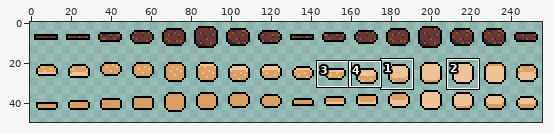
Sprite sheet: assets/ingredients.png. The first picture is a wide view before the edit; the outline marks the close-up.
Close-up. Old version:
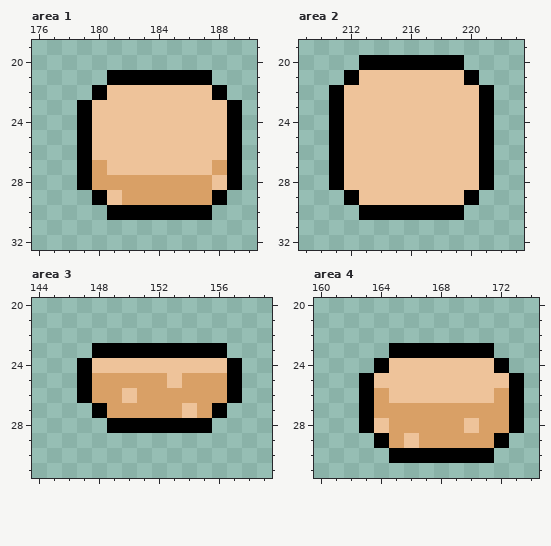
The file is 256x64 pixels. Shown: area 1: x 176..190, y 19..32; area 2: x 209..223, y 19..32; area 3: x 144..159, y 20..31; area 4: x 160..174, y 20..31. The wide view leaves out empty margins. The commit also changed other parts of the picture, which this record leaves out.
The same view after the edit:
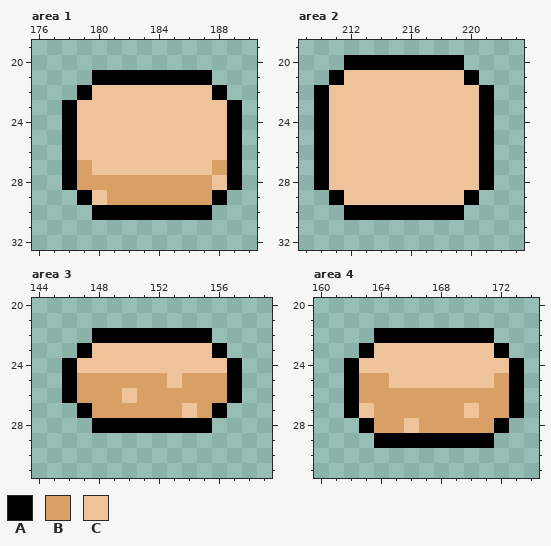
Palette (. is transparent): A #000000  B #d9a066  C #eec39a
Difference:
Changed rows in their new state; - is an unchanged pixel.
Area 1:
first column x 178:
21 --A-
22 -AC-
23 AC--
24 AC--
25 AC--
26 AC--
27 ABC-
28 AB--
29 -ACB
30 --A-
Area 2:
first column x 210:
20 --A
21 -AC
22 AC-
23 AC-
24 AC-
25 AC-
26 AC-
27 AC-
28 AC-
29 -AC
30 --A
Area 3:
first column x 146:
22 --AAAAAAAA
23 -ACCCCCCCC
24 AC--------
25 AB--------
26 AB--------
27 -AB-------
28 --A-------
Area 4:
first column x 162:
22 --AAAAAAAA--
23 -ACCCCCCCCA-
24 ACC-------CA
25 ABB-------B-
26 AB-BBBBBBB--
27 AC------C---
28 --B-C---B-A.
29 ---AAAAAAA.-
30 ---.......--
Where, in picture pixels (left, top, right, bottom), the same in both close-ups:
changed: (62, 70, 122, 220)
changed: (314, 55, 359, 220)
changed: (62, 328, 212, 433)
changed: (344, 328, 524, 463)
